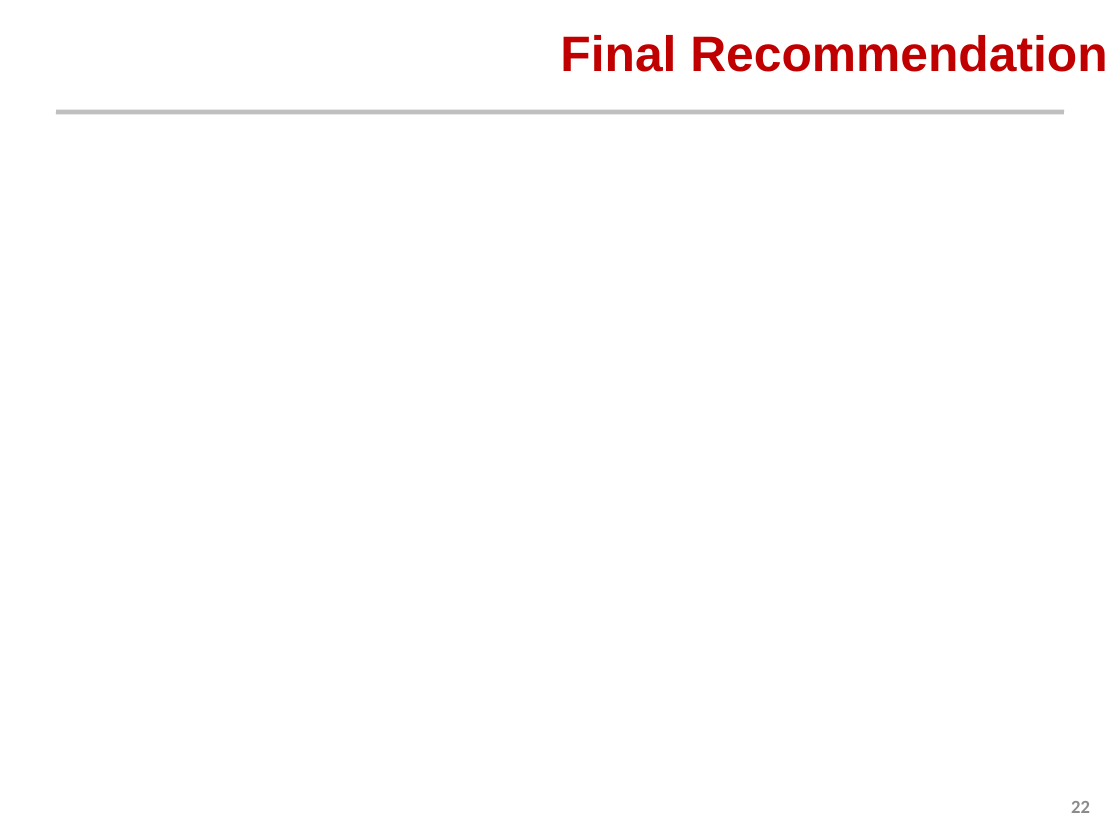
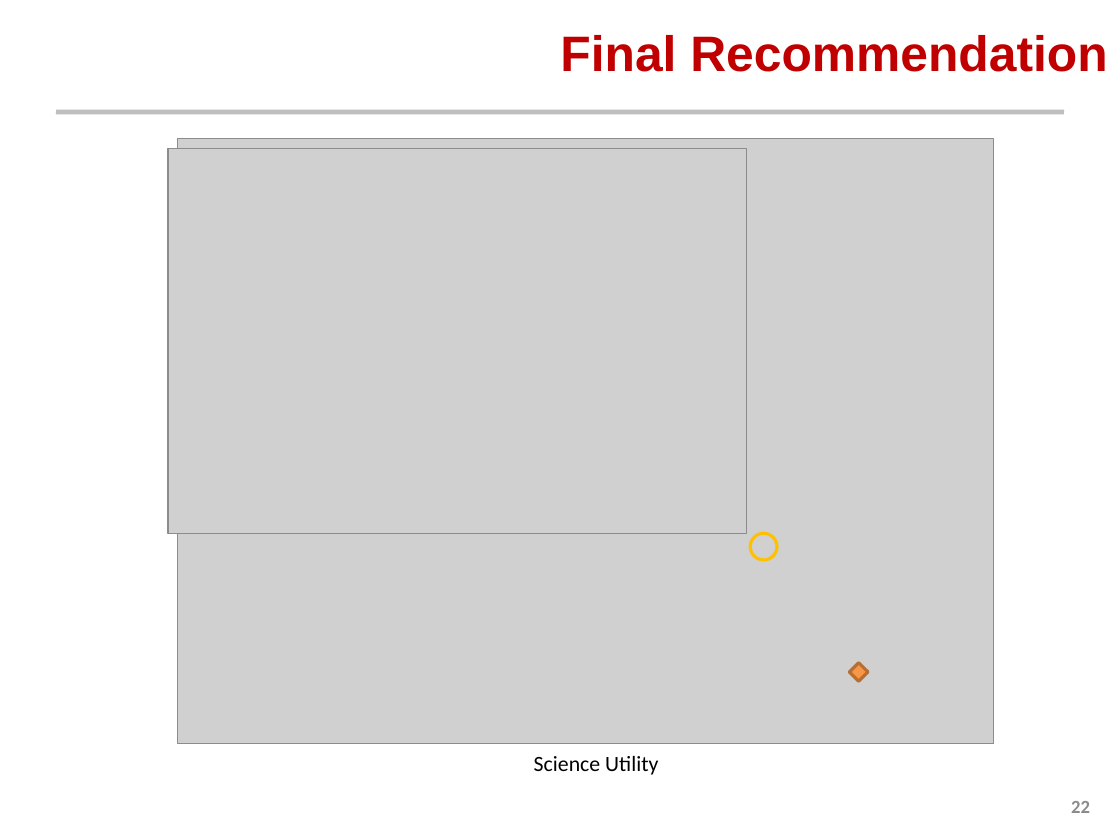
Before and after one commit to AeroSigma/Mars2040, a slide deck: slide 22 of MSDO/Assignment5/Mars 2040 Optimization Presentation.pptx. Drawn at 1120x840 pixels with LibreOffice and Linux fonts; fonts in the diff are those of the drawing; grey boxes stand for pictures; background and template pictures are left out. Boxes give left, top, right and bottom in pixels: in the first picture for what was removed or moved away, otherwise in the second. Text is boxed around its words. In the diff, an @@ line names an element or a change of style, - is before the commit and + after.

```diff
--- a/MSDO/Assignment5/Mars 2040 Optimization Presentation.pptx
+++ b/MSDO/Assignment5/Mars 2040 Optimization Presentation.pptx
@@ picture added at (168,149,746,533) @@
@@ picture added at (177,139,993,744) @@
@@ ellipse added at (750,533,777,560), outline #FFC000 2 pt @@
@@ diamond added at (849,663,868,682), fill #F79646, outline #B76F34 2 pt @@
@@ text added at (534,756,658,775), 14 pt, text #000000 @@
+Science Utility
```
Also in this commit, not shown: 9 other slides changed, 2 slides added, 6 other files.
